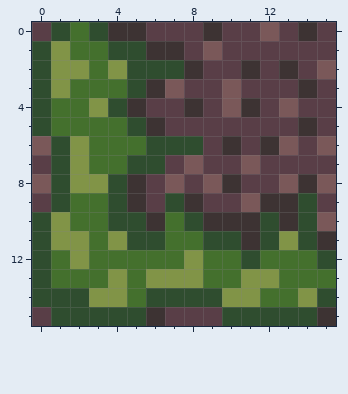
Pixel-art sprite -- assets/tiles/grass/bottomleftcorner.png. Above is the file before it was changed.
The file is 32x32 pixels, drawn in blocks of 2x2; one block is one cell here.
After the commit:
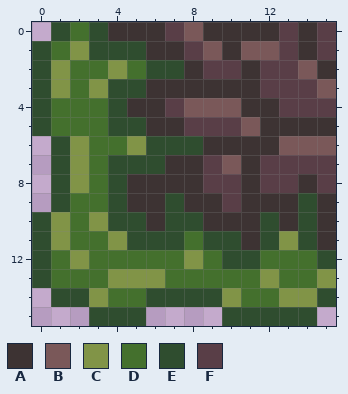
Palette (. is transparent): A #3d3333  B #7a5859  C #819447  D #44702d  E #2f4d2f  F #593e47
Edits made:
The edit turns colour B into colour A in row 0 at x 12; in row 2 at x 15; in row 3 at x 7 and 10; in row 7 at x 8 and 11; in row 8 at x 7; in row 9 at x 11.
The edit turns colour B into colour A in row 10 at x 15.
The edit turns colour F into colour A in row 0 at x 6 and 10 to 11; in row 1 at x 10 and 14; in row 3 at x 8 to 9 and 11; in row 4 at x 6 and 12; in row 5 at x 7, 12 to 13 and 15; in row 6 at x 9 and 11.
The edit turns colour F into colour A in row 7 at x 7; in row 8 at x 6, 8 and 11; in row 9 at x 6, 9 and 15.
The edit turns colour A into colour B in row 4 at x 8.
The edit turns colour F into colour B in row 0 at x 8; in row 1 at x 11 to 12; in row 2 at x 14; in row 3 at x 15; in row 4 at x 9; in row 5 at x 11.
The edit turns colour F into colour B in row 6 at x 14; in row 7 at x 10.
The edit turns colour D into colour C in row 1 at x 2; in row 3 at x 3; in row 6 at x 5; in row 10 at x 3; in row 13 at x 5 and 15; in row 14 at x 13.
The edit turns colour C into colour D in row 1 at x 1; in row 2 at x 2; in row 4 at x 3; in row 8 at x 3; in row 11 at x 2; in row 13 at x 7 to 8 and 11.
The edit turns colour C into colour D in row 14 at x 4 and 11.
The edit turns colour E into colour D in row 2 at x 5.
The edit turns colour D into colour E in row 1 at x 3; in row 3 at x 4; in row 5 at x 4; in row 7 at x 4; in rows 10 to 11 at x 7; in row 12 at x 10.
The edit turns colour A into colour F in row 2 at x 13; in row 3 at x 14; in row 8 at x 10.
The edit turns colour B into colour F in row 4 at x 13; in row 8 at x 9, 13 and 15.
The author cleared colour A in row 15 at x 6 and 15.
The author cleared colour B in row 6 at x 0; in row 8 at x 0.
The author cleared colour E in row 14 at x 0; in row 15 at x 1 to 2.
The author cleared colour F in row 0 at x 0; in row 7 at x 0; in row 9 at x 0; in row 15 at x 0 and 7 to 9.
